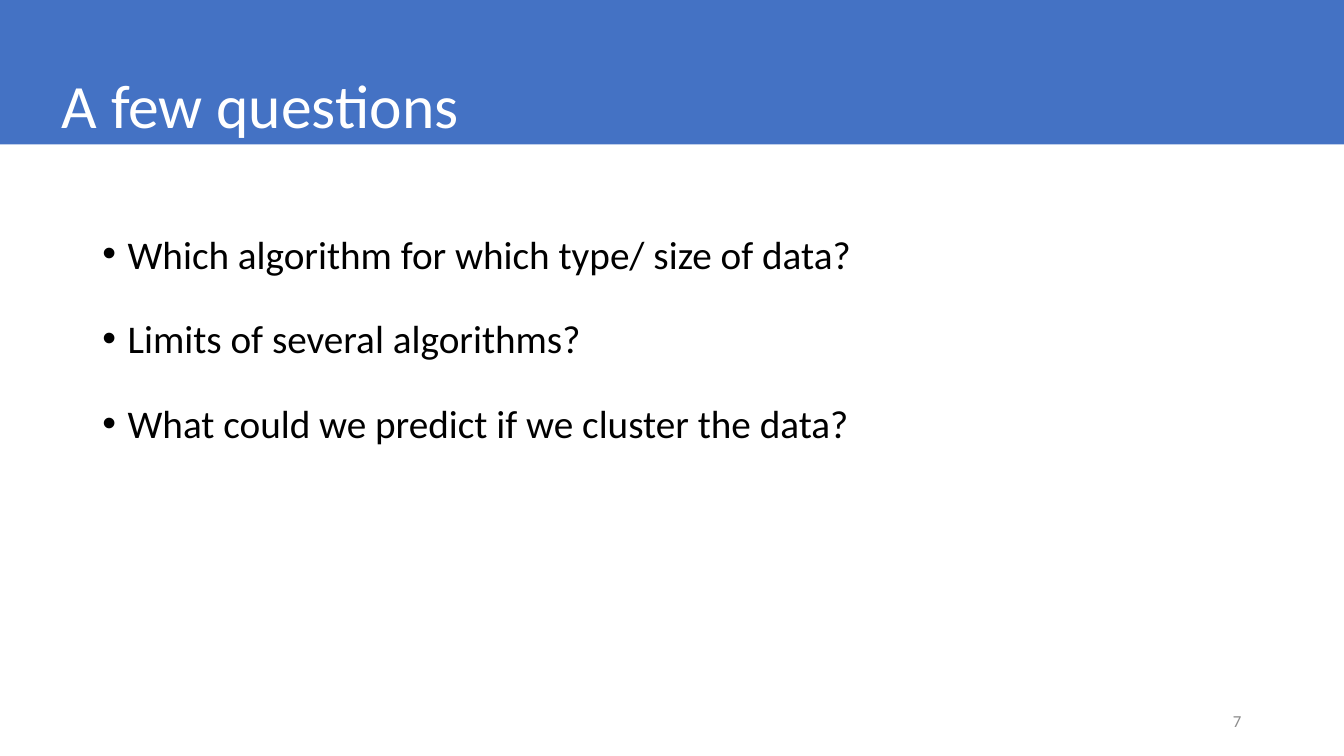
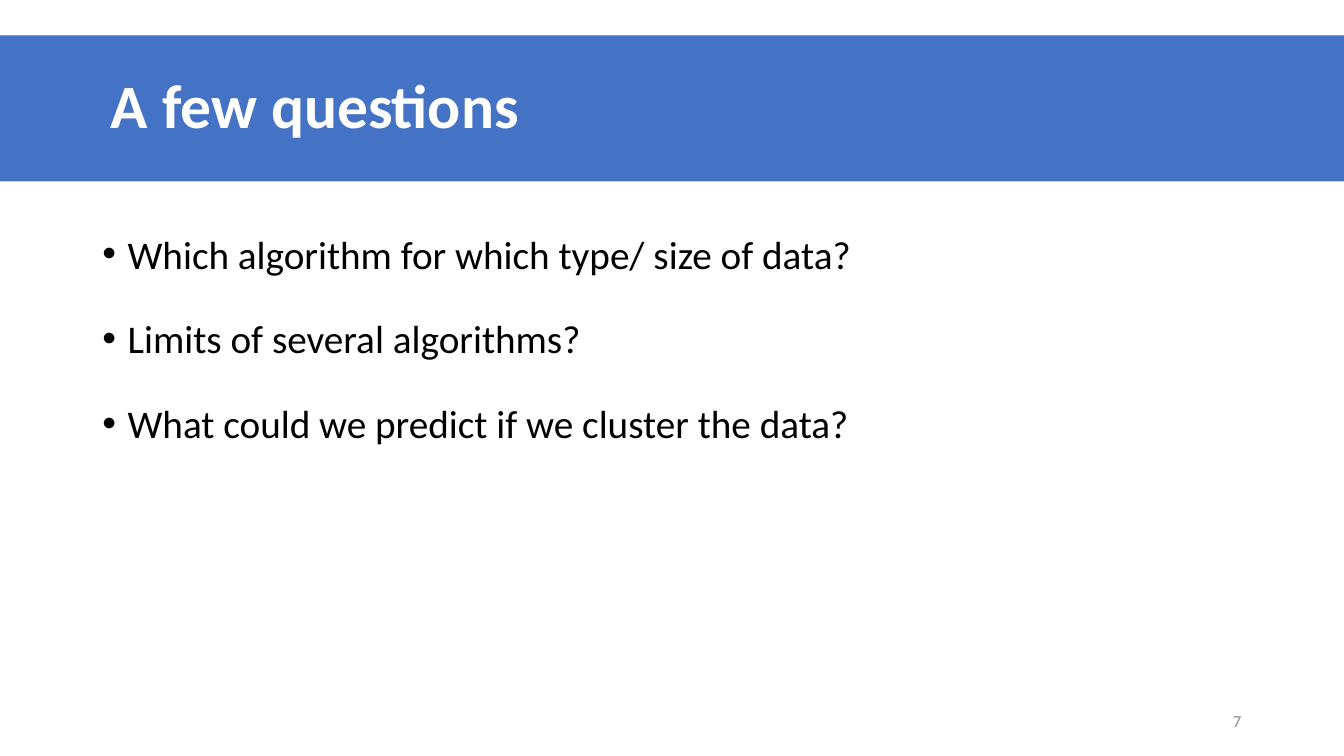
Before and after one commit to datascience-mobi/group-01-project-4-1, a slide deck: slide 7 of K-means clustering.pptx. Drawn at 1344x756 pixels with LibreOffice and Linux fonts; fonts in the diff are those of the drawing. Boxes give left, top, right and bottom in pixels: in the first picture for what was removed or moved away, otherwise in the second. Text is boxed around its words. In the diff, an @@ line names an element or a change of style, - is before the commit and + after.

```diff
--- a/K-means clustering.pptx
+++ b/K-means clustering.pptx
@@ rectangle removed at (0,0,1344,145) @@
@@ title "A few questions": place and size @@
-title "A few questions" at (62,85,459,138)
+title "A few questions" at (0,35,1344,181)
@@ title "A few questions" at (0,35,1344,181): bold on; fill none to #4472C4 @@
```
Also in this commit, not shown: 6 other slides changed.
